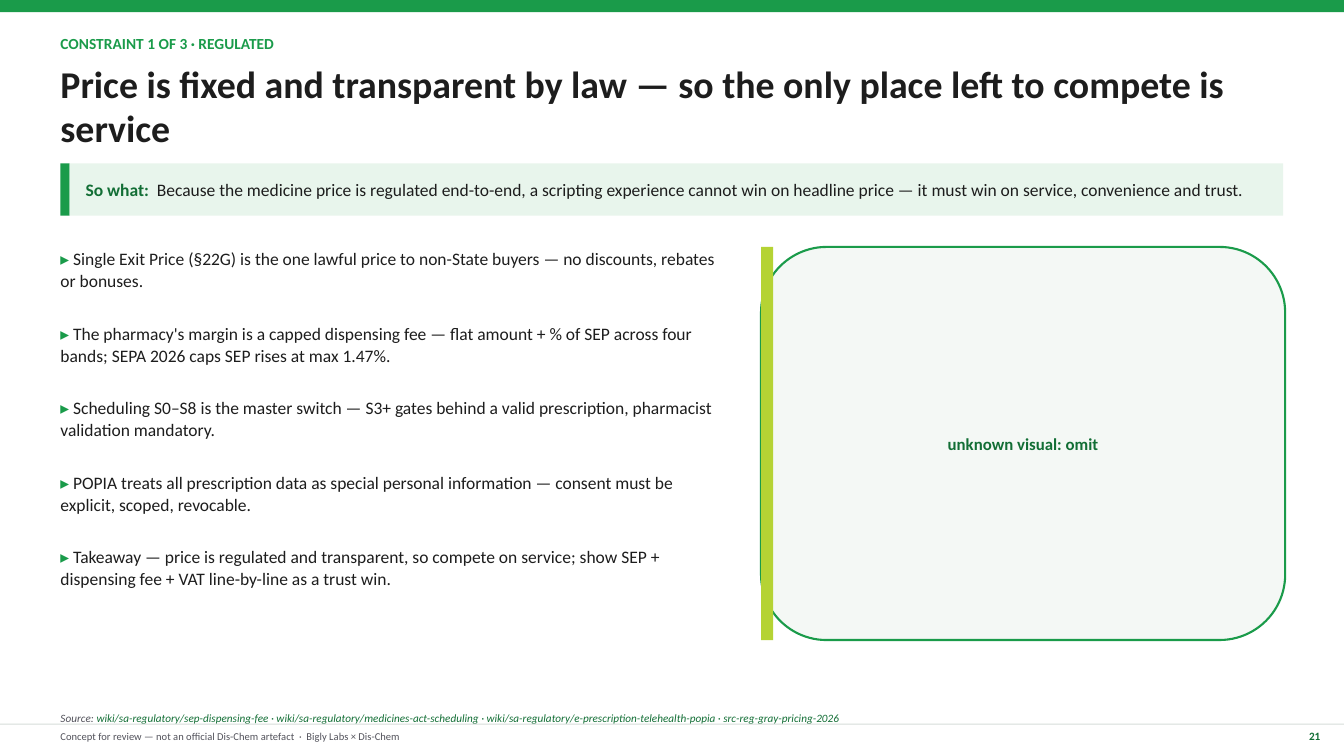
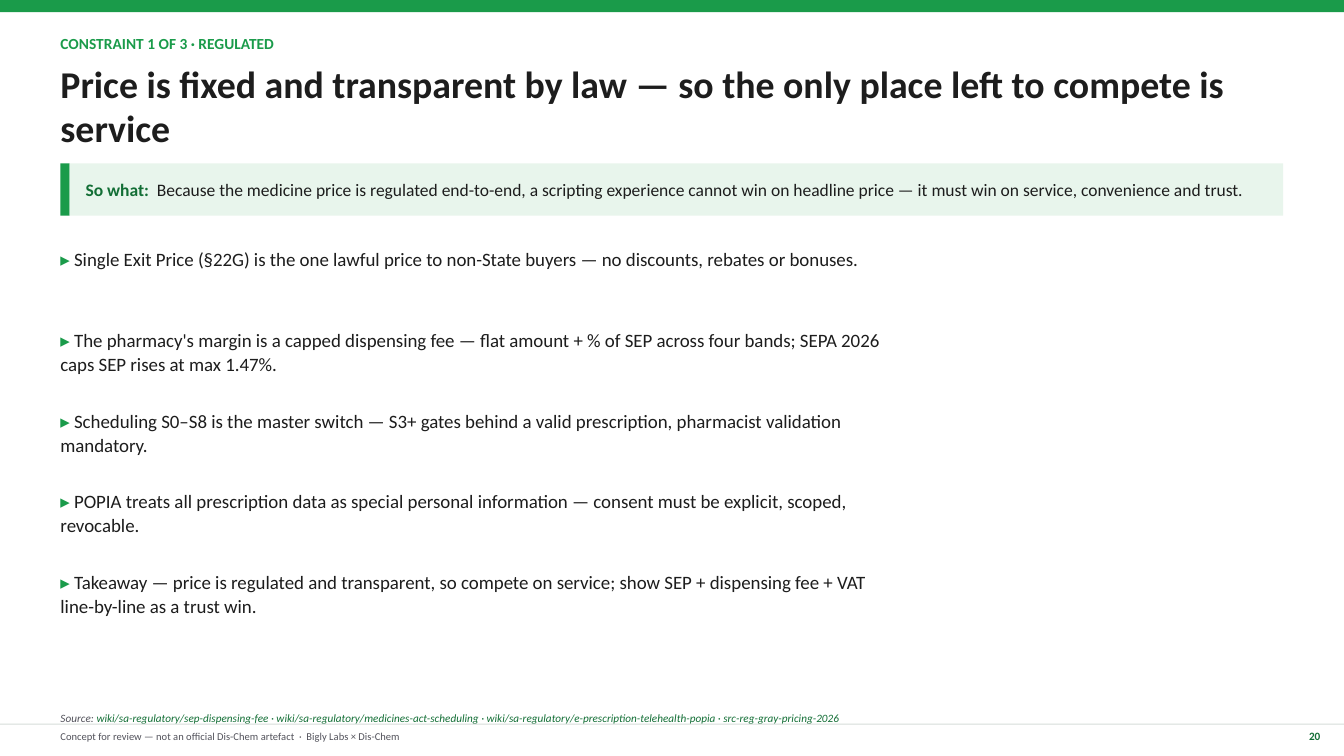
Before and after one commit to jianreis/tamsin-work, a slide deck: slide 20 of deliverables/00-scripting-strategy-deck.pptx (slide 21 before the commit). Drawn at 1344x756 pixels with LibreOffice and Linux fonts; fonts in the diff are those of the drawing. Boxes give left, top, right and bottom in pixels: in the first picture for what was removed or moved away, otherwise in the second. Text is boxed around its words. In the diff, an @@ line names an element or a change of style, - is before the commit and + after.

```diff
--- a/deliverables/00-scripting-strategy-deck.pptx
+++ b/deliverables/00-scripting-strategy-deck.pptx
@@ rounded rectangle removed at bbox=[761, 247, 1286, 640] @@
-unknown visual: omit
@@ rectangle removed at bbox=[761, 247, 773, 640] @@
@@ text "▸ Scheduling S0–S8 is the ...": place and size @@
-text "▸ Scheduling S0–S8 is the ..." at bbox=[60, 402, 712, 439]
+text "▸ Scheduling S0–S8 is the ..." at bbox=[60, 415, 841, 455]
@@ text "▸ POPIA treats all prescription ...": place and size @@
-text "▸ POPIA treats all prescription ..." at bbox=[60, 477, 673, 514]
+text "▸ POPIA treats all prescription ..." at bbox=[60, 495, 846, 532]
@@ size 12.5 to 13.5 pt in 5 elements at bbox=[74, 252, 858, 270], bbox=[60, 334, 879, 374], bbox=[60, 415, 841, 455], bbox=[60, 495, 846, 532], bbox=[60, 576, 865, 616] @@
@@ text "▸ Takeaway — price is ...": place and size @@
-text "▸ Takeaway — price is ..." at bbox=[60, 551, 647, 588]
+text "▸ Takeaway — price is ..." at bbox=[60, 576, 865, 616]
@@ text at bbox=[1309, 732, 1320, 740]: text changed @@
-21
+20
```
Also in this commit, not shown: 30 other slides changed, 2 slides removed, 4 other files.
